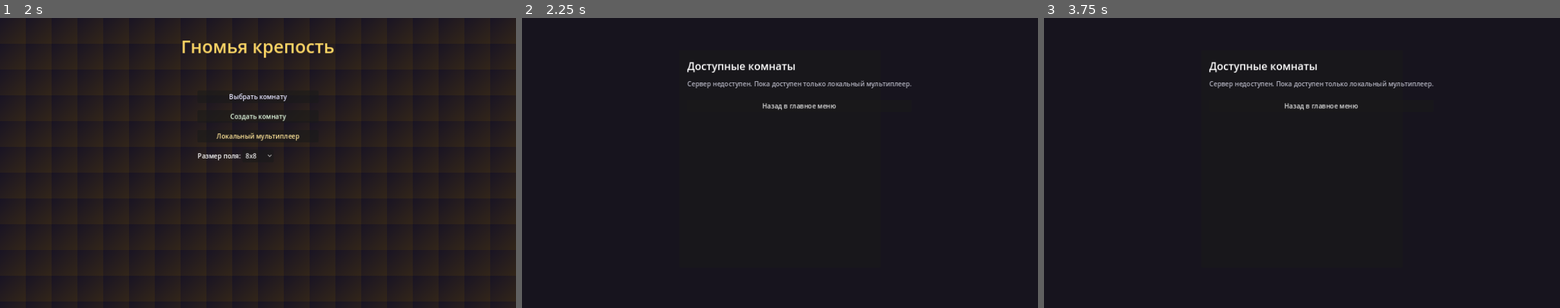
Above: before the commit, frames 1-3 (left to right).
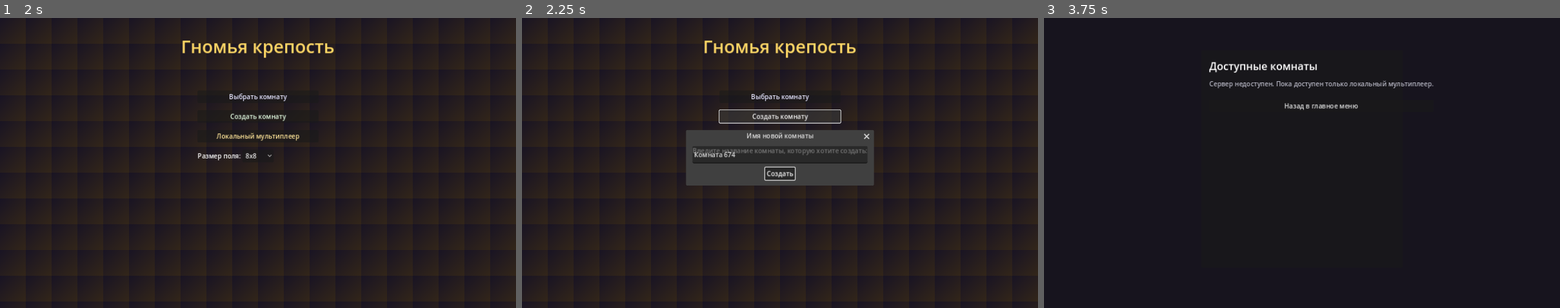
Above: after the commit, the same moments.

Repository: alexeyvlazarev2008-arch/-
Game: Godot game, scene res://scenes/main_menu.tscn
Same seed, same stepped clock (60 frames per second), same inputs: the game is played once before the commit and once after it.
Inputs (mouse positions are in pixels of both pictures, inside the frame that each line leads up to):
- Up to frame 1 (2 s): click "Выбрать комнату" at 0.5 s; click "Назад в главное меню" at 1.25 s
- Up to frame 2 (2.25 s): click "Создать комнату" at 2 s
- Up to frame 3 (3.75 s): click (1302, 136) at 2.75 s, where only the run after the commit has a clickable "Локальный мультиплеер"; click (1302, 174) at 3.5 s, where only the run after the commit has a clickable "Создать"

Frame 1 is identical in both runs. In frame 2, 10% of the frame differs, in the area x 3-100%, y 6-98%; in frame 3, nothing differs.

Commit message:
task snapshot 3fd52c8a-5914-4023-99c0-0481b8c396d4

Diff:
--- a/frontend/autoload/game_state.gd
+++ b/frontend/autoload/game_state.gd
@@ -12,6 +12,8 @@
 
 # --- Онлайн-режим (связь с C++ backend) ---
 var room_id: String = ""
+# Имя комнаты из диалога «Создать комнату» (главное меню).
+var pending_room_name: String = ""
 var player_name: String = "Гном"
 var player_class: String = "dwarf"
 const CLASSES: Array[String] = ["dwarf", "goblin_scout"]
--- a/frontend/characters/character.gd
+++ b/frontend/characters/character.gd
@@ -1,4 +1,4 @@
-class_name Character
+class_name GameCharacter
 extends Node2D
 ## Базовый класс персонажа (issue #3). Хранит позицию на поле и цвет-плейсхолдер.
 
--- a/frontend/characters/dwarf.gd
+++ b/frontend/characters/dwarf.gd
@@ -1,6 +1,6 @@
 class_name Dwarf
-extends Character
-## Гном — игровой персонаж игрока (наследник Character, issue #3).
+extends GameCharacter
+## Гном — игровой персонаж игрока (наследник GameCharacter, issue #3).
 
 const COLORS: Array[Color] = [
 	Color(0.90, 0.45, 0.20),  # игрок 1 — рыжий
--- a/frontend/characters/goblin.gd
+++ b/frontend/characters/goblin.gd
@@ -1,5 +1,5 @@
 class_name Goblin
-extends Character
+extends GameCharacter
 ## Гоблин-лазутчик — появляется на зелёных клетках после GOBLIN_START_TURN.
 
 func _ready() -> void:
--- a/frontend/net/network_client.gd
+++ b/frontend/net/network_client.gd
@@ -21,6 +21,7 @@
 var _warned_web := false
 var last_created_room := ""
 var last_state := {}
+var _pending_create_name := ""
 # One Time ID: выдаётся сервером при подключении, одноразовый —
 # каждый ответ сервера содержит свежий токен для следующего запроса.
 var otid := ""
@@ -61,6 +62,10 @@
 	if not _connected:
 		_connected = true
 		connected_to_server.emit()
+		if not _pending_create_name.is_empty():
+			var nm := _pending_create_name
+			_pending_create_name = ""
+			create_room(nm)
 	var avail := _peer.get_available_bytes()
 	while avail > 0:
 		var data := _peer.get_data(avail)
@@ -116,8 +121,13 @@
 func _send(obj: Dictionary) -> void:
 	_peer.put_data((JSON.stringify(_next_obj(obj)) + "\n").to_utf8_buffer())
 
-func create_room(name: String) -> void:
-	_send({"type": "create_room", "name": name, "nickname": GameState.player_name, "class": GameState.player_class})
+func create_room(room_name: String) -> void:
+	_send({"type": "create_room", "name": room_name, "nickname": GameState.player_name, "class": GameState.player_class})
+
+# Вызывается из главного меню ДО установки TCP-соединения: имя запоминаем,
+# запрос уйдёт автоматически сразу после подключения (см. connected_to_server ниже).
+func create_room_deferred(room_name: String) -> void:
+	_pending_create_name = room_name
 func list_rooms() -> void: _send({"type": "list_rooms"})
 func join_room(id: String, player: String) -> void:
 	_send({"type": "join", "room": id, "player": player, "nickname": GameState.player_name, "class": GameState.player_class})
--- a/frontend/scenes/main_menu.tscn
+++ b/frontend/scenes/main_menu.tscn
@@ -72,3 +72,17 @@
 
 [node name="SizeOption" type="OptionButton" parent="VBox/SizeRow"]
 layout_mode = 2
+
+[node name="CreateRoomDialog" type="AcceptDialog" parent="."]
+title = "Имя новой комнаты"
+ok_button_text = "Создать"
+dialog_text = "Введите название комнаты, которую хотите создать:"
+[connection signal="confirmed" from="CreateRoomDialog" to="." method="_on_create_dialog_confirmed"]
+
+[node name="NameEdit" type="LineEdit" parent="CreateRoomDialog"]
+unique_name_in_owner = true
+offset_left = 24.0
+offset_top = 64.0
+offset_right = 396.0
+offset_bottom = 96.0
+placeholder_text = "Например, Шахта №1"
--- a/frontend/scripts/main_menu.gd
+++ b/frontend/scripts/main_menu.gd
@@ -19,19 +19,32 @@
 	size_option.select(GameConfig.BOARD_SIZES.find(GameConfig.DEFAULT_BOARD_SIZE))
 
 func _on_create_room_pressed() -> void:
-	# Кнопка "Создать комнату": шлём C++ backend {"type":"create_room"},
-	# сервер отвечает {"type":"room_created","id":...} — id сохраняем в GameState
-	# через autoload Net и открываем список комнат.
+	# Кнопка "Создать комнату" ведёт НЕ на список комнат (как "Выбрать комнату"),
+	# а открывает сцену ввода имени новой комнаты. После подтверждения шлём backend
+	# {"type":"create_room","name":...}; когда сервер ответит
+	# {"type":"room_created","id":...} (сигнал Net.room_created), сцена room_list
+	# зайдёт в комнату и откроет сцену поля.
+	var dialog := $CreateRoomDialog
+	dialog.popup_centered()
+	var edit: LineEdit = dialog.find_child("NameEdit", true, false)
+	if edit and edit.text.strip_edges().is_empty():
+		edit.text = "Комната %d" % (randi() % 1000)
+
+func _on_create_dialog_confirmed() -> void:
+	var dialog := $CreateRoomDialog
+	var edit: LineEdit = dialog.find_child("NameEdit", true, false)
+	var room_name := edit.text.strip_edges() if edit else ""
+	if room_name.is_empty():
+		room_name = "Комната %d" % (randi() % 1000)
+	GameState.pending_room_name = room_name
 	Net.server_error.connect(_on_net_error)
 	if not Net.is_connected_to_server():
-		Net.connected_to_server.connect(_send_create_room)
+		# Подключение асинхронное — create_room отправим после connect (см. Net.create_room_deferred).
+		Net.create_room_deferred(room_name)
 		Net.connect_to_server(GameConfig.SERVER_HOST, GameConfig.SERVER_PORT)
 	else:
-		_send_create_room()
+		Net.create_room(room_name)
 	get_tree().change_scene_to_file("res://scenes/room_list.tscn")
-
-func _send_create_room() -> void:
-	Net.create_room("Комната %d" % (randi() % 100))
 
 func _on_net_error(msg: String) -> void:
 	push_warning("backend: " + msg)
